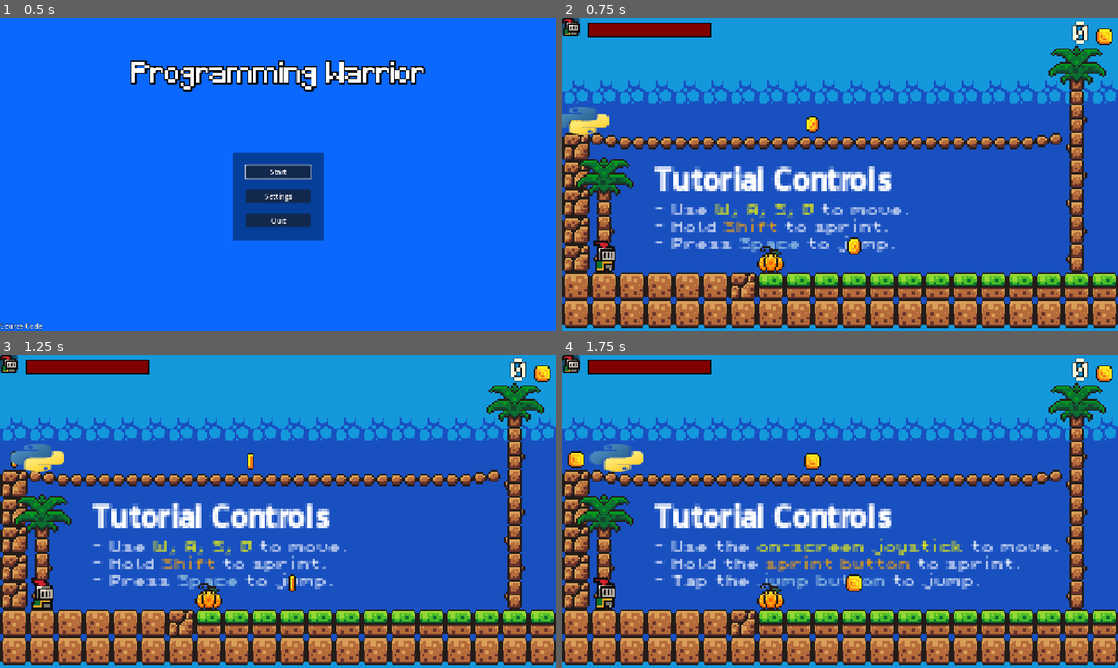
Above: before the commit, frames 1-4 (two rows, left to right).
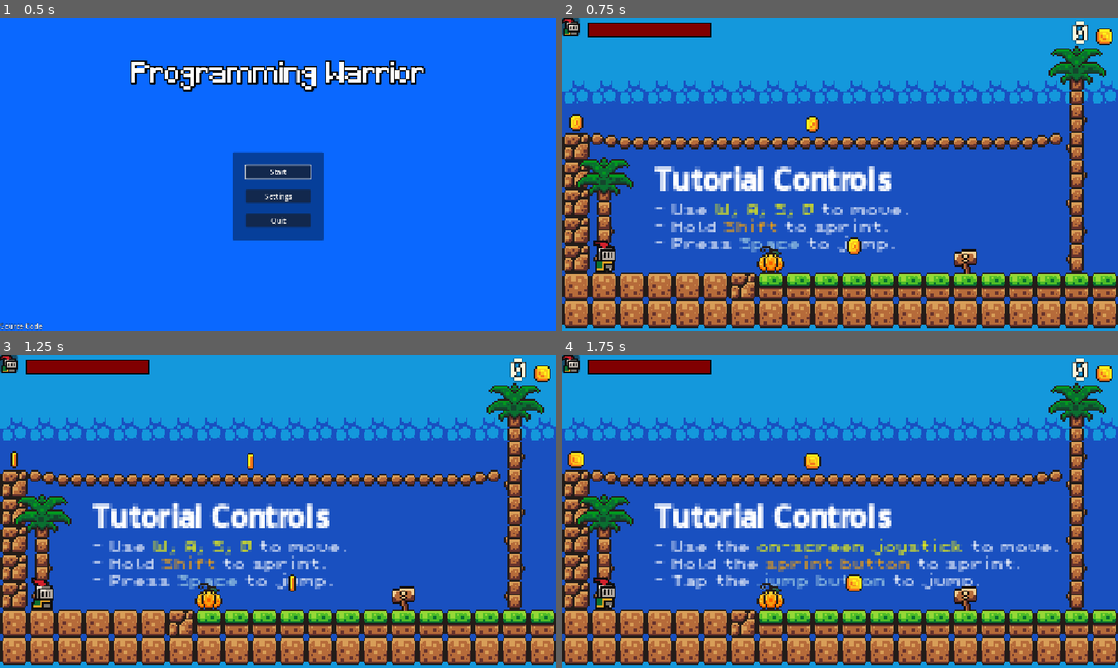
Above: after the commit, the same moments.

Repository: vsaint1/godot-platformer
Game: Godot game, scene res://scenes/menu_manager.tscn
Same seed, same stepped clock (60 frames per second), same inputs: the game is played once before the commit and once after it. Sound files missing from this copy of the repository are replaced by a short silence.
Inputs (mouse positions are in pixels of both pictures, inside the frame that each line leads up to):
- Up to frame 1 (0.5 s): no input
- Up to frame 2 (0.75 s): click "Start" at 0.5 s
- Up to frame 3 (1.25 s): no input
- Up to frame 4 (1.75 s): tap Enter at 1.25 s; drag from (851, 558) to (812, 461) at 1.27 s

Frame 1 is identical in both runs. In frame 2, 0.8% of the frame differs, in the area x 0-75%, y 28-82%; in frame 3, 0.8%, in the area x 1-75%, y 28-82%; in frame 4, 0.8%.

Commit message:
added readme

Diff:
--- a/prefabs/player.tscn
+++ b/prefabs/player.tscn
@@ -270,10 +270,10 @@
 size_flags_vertical = 3
 
 [node name="PanelContainer" type="PanelContainer" parent="CanvasLayer/Control"]
-offset_left = 13.0
-offset_top = 3.0
-offset_right = 53.0
-offset_bottom = 43.0
+offset_left = 12.0
+offset_top = 5.0
+offset_right = 52.0
+offset_bottom = 45.0
 
 [node name="TextureRect" type="TextureRect" parent="CanvasLayer/Control/PanelContainer"]
 layout_mode = 2
--- a/scenes/main.tscn
+++ b/scenes/main.tscn
@@ -267,6 +267,10 @@
 
 [node name="PanelContainer" parent="Player/CanvasLayer/Control" index="0"]
 layout_mode = 0
+offset_left = 0.0
+offset_top = 0.0
+offset_right = 40.0
+offset_bottom = 40.0
 
 [node name="AudioStreamPlayer2D" type="AudioStreamPlayer2D" parent="."]
 stream = ExtResource("6_tefeu")
@@ -419,7 +423,7 @@
 sign_text = "TEXT_FINISH_SIGN"
 
 [node name="StartSign" parent="Objects" instance=ExtResource("8_tipki")]
-position = Vector2(-9, 88)
+position = Vector2(-184, 88)
 sign_text = "TEXT_MEME"
 
 [node name="PlatformSign" parent="Objects" instance=ExtResource("8_tipki")]
@@ -442,18 +446,23 @@
 [node name="Enemies" type="Node" parent="."]
 
 [node name="Enemy" parent="Enemies" instance=ExtResource("10_choun")]
+visible = false
 position = Vector2(904, 88)
 
 [node name="Enemy2" parent="Enemies" instance=ExtResource("10_choun")]
+visible = false
 position = Vector2(1065, 23)
 
 [node name="Enemy3" parent="Enemies" instance=ExtResource("10_choun")]
+visible = false
 position = Vector2(249, -42)
 
 [node name="Enemy4" parent="Enemies" instance=ExtResource("10_choun")]
+visible = false
 position = Vector2(442, -29)
 
 [node name="Enemy5" parent="Enemies" instance=ExtResource("10_choun")]
+visible = false
 position = Vector2(-408, 7)
 
 [connection signal="body_entered" from="Map/Killzone" to="Map/Killzone" method="_on_body_entered"]
Binary file added: assets/xd.png
Not shown, added: assets/xd.png.import
Not shown, changed: README.md
